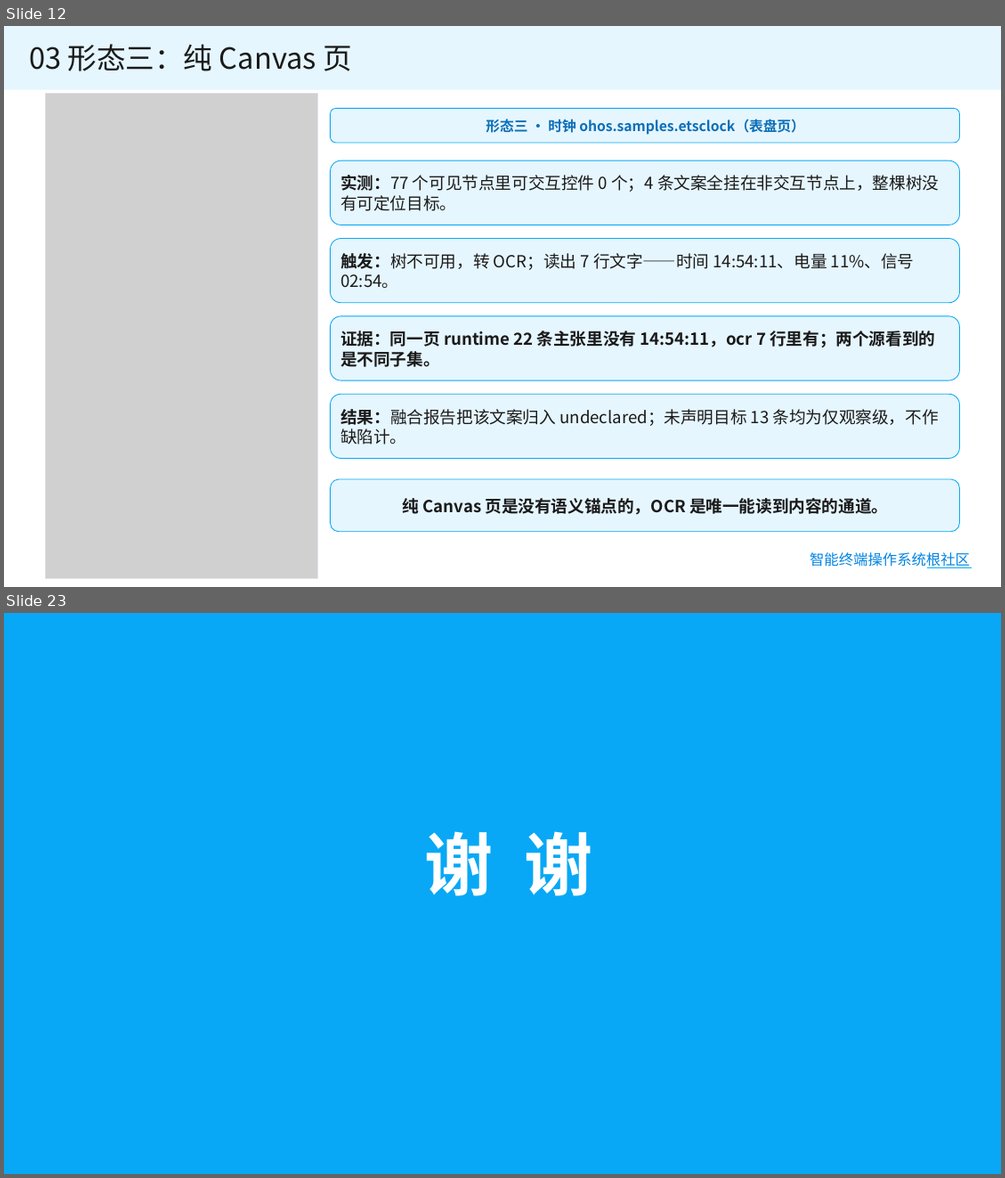
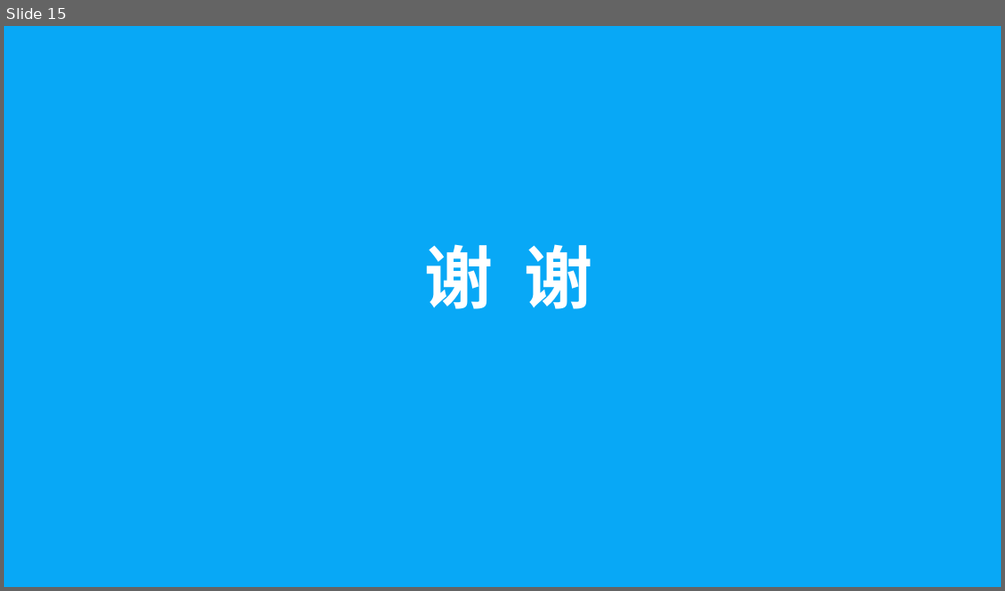
Before and after one commit to gema-secure/ohauto, a slide deck: 提交材料/03-答辩PPT.pptx. Shown one above the other, each under a label of ours: slides 12 and 23 before the commit, slide 15 after it; the slides between them are not shown. The pictures are 1005x1178 and 1005x591 pixels, drawn with LibreOffice and Linux fonts; fonts in the diff are those of the drawing; grey boxes stand for pictures; background and template pictures are left out. Boxes give left, top, right and bottom in pixels: in the first picture for what was removed or moved away, otherwise in the second. Text is boxed around its words. In the diff, an @@ line names an element or a change of style, - is before the commit and + after.

```diff
--- a/提交材料/03-答辩PPT.pptx
+++ b/提交材料/03-答辩PPT.pptx
@@ slide 12 removed at <box>4,26,1001,587</box>, background #FFFFFF @@
@@ rectangle removed at <box>4,26,1001,89</box> @@
@@ text removed at <box>29,44,352,71</box> @@
-03 形态三：纯 Canvas 页
@@ picture removed at <box>45,94,318,579</box> @@
@@ rectangle removed at <box>45,94,318,579</box> @@
@@ rounded rectangle removed at <box>330,108,960,143</box> @@
-形态三 · 时钟 ohos.samples.etsclock（表盘页）
@@ rounded rectangle removed at <box>330,160,960,224</box> @@
-实测：77 个可见节点里可交互控件 0 个；4 条文案全挂在非交互节点上，整棵树没有可定位目标。
@@ rounded rectangle removed at <box>330,239,960,303</box> @@
-触发：树不可用，转 OCR；读出 7 行文字——时间 14:54:11、电量 11%、信号 02:54。
@@ rounded rectangle removed at <box>330,316,960,380</box> @@
-证据：同一页 runtime 22 条主张里没有 14:54:11，ocr 7 行里有；两个源看到的是不同子集。
@@ rounded rectangle removed at <box>330,394,960,459</box> @@
-结果：融合报告把该文案归入 undeclared；未声明目标 13 条均为仅观察级，不作缺陷计。
@@ rounded rectangle removed at <box>330,479,960,532</box> @@
-纯 Canvas 页是没有语义锚点的，OCR 是唯一能读到内容的通道。
@@ text removed at <box>809,552,970,568</box> @@
-智能终端操作系统根社区
@@ line removed from (928, 567) to (971, 567) @@
@@ what was slide 23 is now slide 15 @@
```
Also in this commit, not shown: 2 slides changed, 12 slides added, 19 other slides removed, 1 other file.
